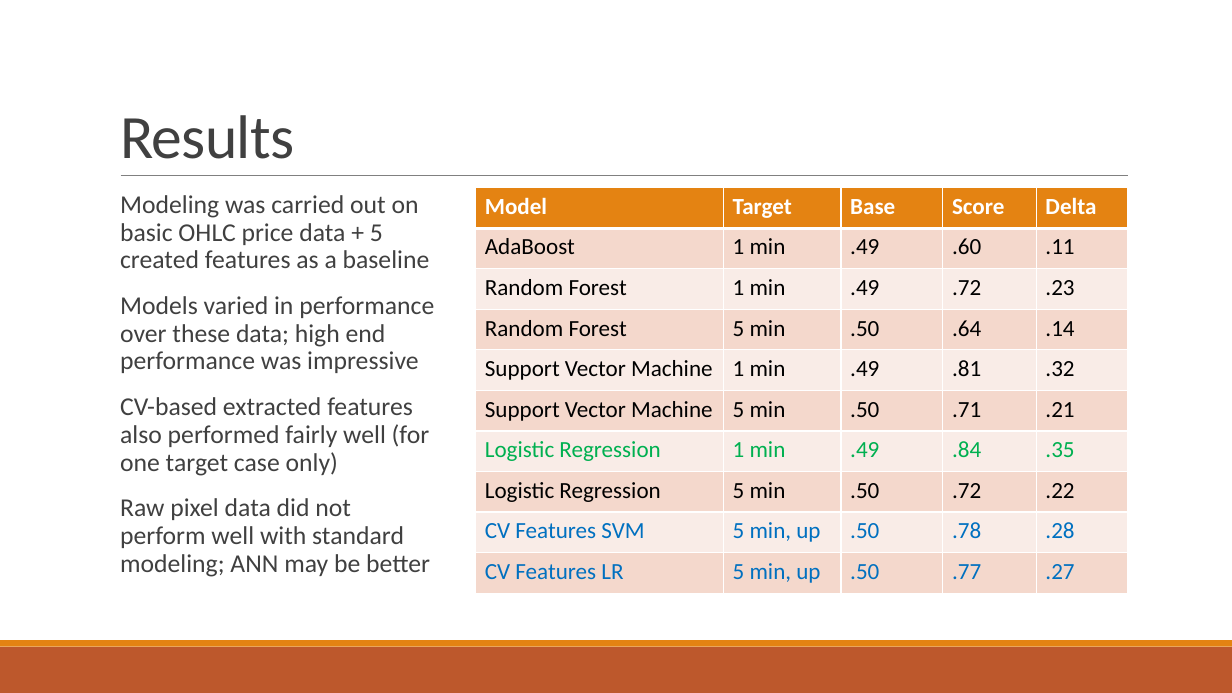
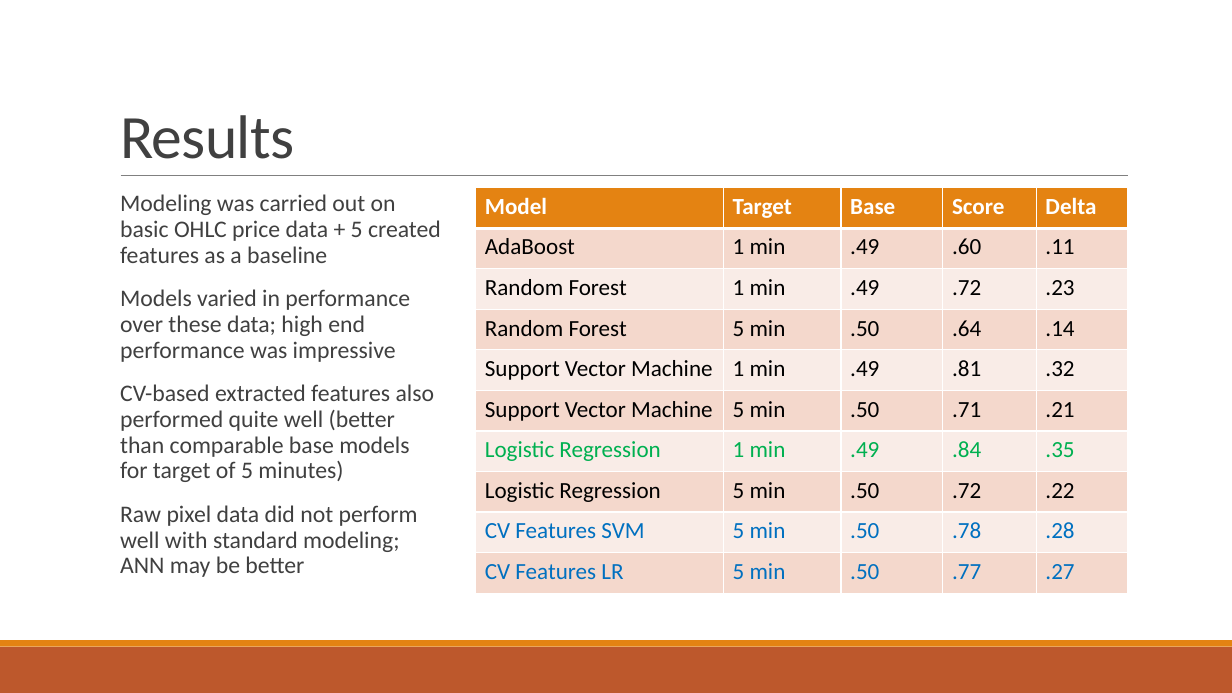
Before and after one commit to afcarl/TS_Project, a slide deck: slide 7 of project_presentation.pptx. Drawn at 1232x693 pixels with LibreOffice and Linux fonts; fonts in the diff are those of the drawing. Boxes give left, top, right and bottom in pixels: in the first picture for what was removed or moved away, otherwise in the second. Text is boxed around its words. In the diff, an @@ line names an element or a change of style, - is before the commit and + after.

Commit message:
errata for CV model results in paper / presentation

```diff
--- a/project_presentation.pptx
+++ b/project_presentation.pptx
@@ text at (x1=120, y1=194, x2=441, y2=577): size 20 to 18.5 pt in "Modeling was carried out on basic OHLC ...", "Models varied in performance over these data; ...", "Raw pixel data did not perform well ..." @@
@@ table at (x1=476, y1=188, x2=1127, y2=593) @@
-row 9, column 2: 5 min, up
+row 9, column 2: 5 min
-row 10, column 2: 5 min, up
+row 10, column 2: 5 min
@@ text at (x1=120, y1=384, x2=435, y2=482): text changed; size 20 to 18.5 pt @@
-  CV-based extracted features also performed fairly well (for one target case only)
+  CV-based extracted features also performed quite well (better than comparable base models for target of 5 minutes)
```
Also in this commit, not shown: 1 other file.
